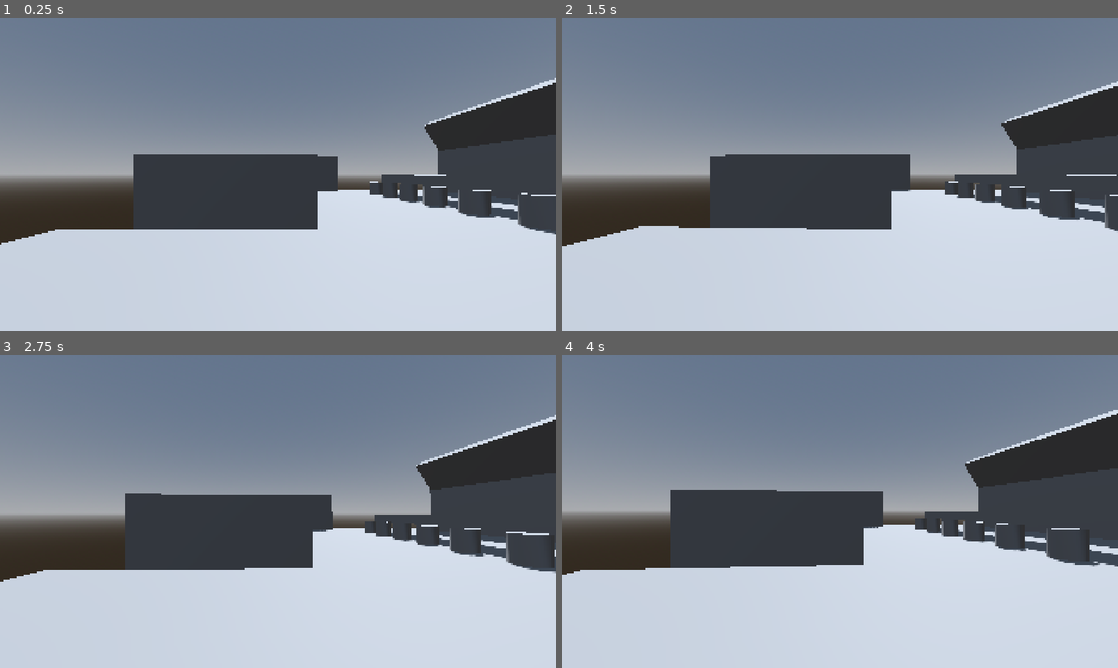
Above: before the commit, frames 1-4 (two rows, left to right).
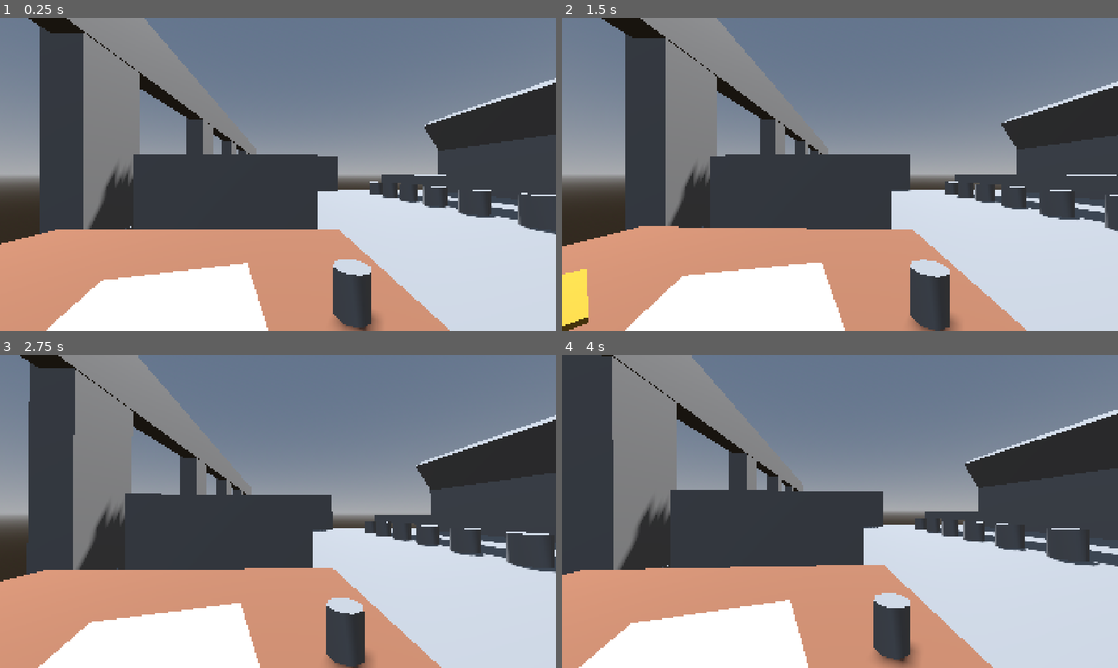
Above: after the commit, the same moments.

Repository: ShadowFlame-EthanG/comfy_autumn_jam_2026
Game: Godot game, scene res://Scenes/diner.tscn
Same seed, same stepped clock (60 frames per second), same inputs: the game is played once before the commit and once after it.
Inputs (mouse positions are in pixels of both pictures, inside the frame that each line leads up to):
- Up to frame 1 (0.25 s): no input
- Up to frame 2 (1.5 s): tap Enter at 0.5 s; move the mouse to (867, 174) at 0.52 s; tap Space at 1.25 s; move the mouse to (812, 174) at 1.27 s
- Up to frame 3 (2.75 s): tap Enter at 2 s; move the mouse to (289, 505) at 2.02 s
- Up to frame 4 (4 s): tap Space at 2.75 s; move the mouse to (834, 517) at 2.77 s; tap Enter at 3.5 s; move the mouse to (878, 514) at 3.52 s

The runs differ from the first frame. In frame 1, 34% of the frame differs, in the area x 0-81%, y 0-100%; in frame 2, 34%; in frame 3, 33%; in frame 4, 34%, in the area x 0-78%, y 0-100%.

Commit message:
Updating greyboxing for diner!

Diff:
--- a/comfy-autumn-jam-noire/Scenes/diner.tscn
+++ b/comfy-autumn-jam-noire/Scenes/diner.tscn
@@ -16,6 +16,14 @@
 [sub_resource type="PlaneMesh" id="PlaneMesh_pb32r"]
 size = Vector2(20, 25)
 
+[sub_resource type="StandardMaterial3D" id="StandardMaterial3D_k4132"]
+albedo_color = Color(0.5987617, 0.39108008, 0.28649783, 1)
+
+[sub_resource type="StandardMaterial3D" id="StandardMaterial3D_lwn67"]
+
+[sub_resource type="StandardMaterial3D" id="StandardMaterial3D_2p1rj"]
+albedo_color = Color(0.7826388, 0.60431635, 0.17837289, 1)
+
 [node name="Diner" type="Node3D" unique_id=1599357620]
 
 [node name="DirectionalLight3D" type="DirectionalLight3D" parent="." unique_id=324498035]
@@ -63,6 +71,7 @@
 [node name="CSGBox3D" type="CSGBox3D" parent="DinerObjects/Booth/Table" unique_id=1069094332]
 transform = Transform3D(1, 0, 0, 0, 1, 0, 0, 0, 1, 0.032043457, 1.1260978, 0.73929405)
 size = Vector3(3.206665, 0.1463623, 1.9463484)
+material = SubResource("StandardMaterial3D_k4132")
 
 [node name="Booth2" type="Node3D" parent="DinerObjects" unique_id=1834944655]
 transform = Transform3D(1, 0, 0, 0, 1, 0, 0, 0, 1, 0, 0, -6.2030735)
@@ -226,4 +235,71 @@
 transform = Transform3D(1, 0, 0, 0, 1, 0, 0, 0, 1, 0.42326593, 1.0505455, -0.7218876)
 size = Vector3(2.8234863, 3.6567383, 0.3895874)
 
+[node name="TableObjects" type="Node3D" parent="DinerObjects" unique_id=412588839]
+
+[node name="Newspaper" type="CSGCombiner3D" parent="DinerObjects/TableObjects" unique_id=2082953543]
+transform = Transform3D(1, 0, 0, 0, 1, 0, 0, 0, 1, -8.883197, 1.2711067, 5.897896)
+
+[node name="CSGBox3D" type="CSGBox3D" parent="DinerObjects/TableObjects/Newspaper" unique_id=1834905646]
+transform = Transform3D(0.96126163, 0, 0.27563733, 0, 1, 0, -0.27563733, 0, 0.96126163, 0.14099693, -0.16672182, 0.094475746)
+size = Vector3(0.73168945, 0.015258789, 0.61376953)
+material = SubResource("StandardMaterial3D_lwn67")
+
+[node name="Files" type="CSGCombiner3D" parent="DinerObjects/TableObjects" unique_id=1185127455]
+transform = Transform3D(1, 0, 0, 0, 1, 0, 0, 0, 1, -9.769333, 1.2711067, 5.897896)
+
+[node name="CSGBox3D" type="CSGBox3D" parent="DinerObjects/TableObjects/Files" unique_id=578373761]
+transform = Transform3D(0.5807029, 0, 0.81411546, 0, 1, 0, -0.81411546, 0, 0.5807029, 0.14355946, -0.16350222, 0.19647503)
+size = Vector3(0.37841797, 0.021697998, 0.61376953)
+material = SubResource("StandardMaterial3D_2p1rj")
+
+[node name="Coffee" type="CSGCylinder3D" parent="DinerObjects/TableObjects" unique_id=198161355]
+transform = Transform3D(0.095, 0, 0, 0, 0.095, 0, 0, 0, 0.095, -7.995854, 1.1838193, 6.0121136)
+radius = 0.78808594
+
+[node name="Window" type="Node3D" parent="DinerObjects" unique_id=1841079072]
+
+[node name="CSGCombiner3D" type="CSGCombiner3D" parent="DinerObjects/Window" unique_id=738226420]
+transform = Transform3D(1, 0, 0, 0, 1, 0, 0, 0, 1, -12.738085, 1.2370195, 0)
+
+[node name="CSGBox3D" type="CSGBox3D" parent="DinerObjects/Window/CSGCombiner3D" unique_id=409317549]
+transform = Transform3D(1, 0, 0, 0, 1, 0, 0, 0, 1, 1.8538427, -0.92842793, -2.5758438)
+size = Vector3(0.5151367, 1, 24.47496)
+
+[node name="CSGBox3D2" type="CSGBox3D" parent="DinerObjects/Window/CSGCombiner3D" unique_id=972912773]
+transform = Transform3D(1, 0, 0, 0, 1, 0, 0, 0, 1, 1.8953266, 2.632941, -2.5758438)
+size = Vector3(0.43115234, 1, 24.47496)
+
+[node name="CSGBox3D3" type="CSGBox3D" parent="DinerObjects/Window/CSGCombiner3D" unique_id=918098766]
+transform = Transform3D(1, 0, 0, 0, 1, 0, 0, 0, 1, 1.8287096, -0.019813776, 7.983164)
+size = Vector3(0.52381706, 6.2381897, 1)
+
+[node name="CSGBox3D4" type="CSGBox3D" parent="DinerObjects/Window/CSGCombiner3D" unique_id=828316347]
+transform = Transform3D(1, 0, 0, 0, 1, 0, 0, 0, 1, 1.8287096, -0.019813776, 3.8506866)
+size = Vector3(0.52381706, 6.2381897, 1)
+
+[node name="CSGBox3D5" type="CSGBox3D" parent="DinerObjects/Window/CSGCombiner3D" unique_id=484573650]
+transform = Transform3D(1, 0, 0, 0, 1, 0, 0, 0, 1, 1.8287096, -0.019813776, -0.038647175)
+size = Vector3(0.52381706, 6.2381897, 1)
+
+[node name="CSGBox3D6" type="CSGBox3D" parent="DinerObjects/Window/CSGCombiner3D" unique_id=1224001610]
+transform = Transform3D(1, 0, 0, 0, 1, 0, 0, 0, 1, 1.8287096, -0.019813776, -4.1689935)
+size = Vector3(0.52381706, 6.2381897, 1)
+
+[node name="CSGBox3D7" type="CSGBox3D" parent="DinerObjects/Window/CSGCombiner3D" unique_id=1394048914]
+transform = Transform3D(1, 0, 0, 0, 1, 0, 0, 0, 1, 1.8287096, -0.019813776, -8.570396)
+size = Vector3(0.52381706, 6.2381897, 1)
+
+[node name="CSGBox3D8" type="CSGBox3D" parent="DinerObjects/Window/CSGCombiner3D" unique_id=709223229]
+transform = Transform3D(1, 0, 0, 0, 1, 0, 0, 0, 1, 1.8287096, -0.019813776, -13.383077)
+size = Vector3(0.52381706, 6.2381897, 1)
+
+[node name="Outside" type="Node3D" parent="DinerObjects" unique_id=2017774135]
+transform = Transform3D(1, 0, 0, 0, 1, 0, 0, 0, 1, -21.264088, 0, 0)
+
+[node name="Tree" type="CSGCylinder3D" parent="DinerObjects/Outside" unique_id=819379101]
+transform = Transform3D(1, 0, 0, 0, 1, 0, 0, 0, 1, 0, 1.4359708, 2.3607244)
+radius = 1.0668945
+height = 7.753174
+
 [editable path="Player"]
